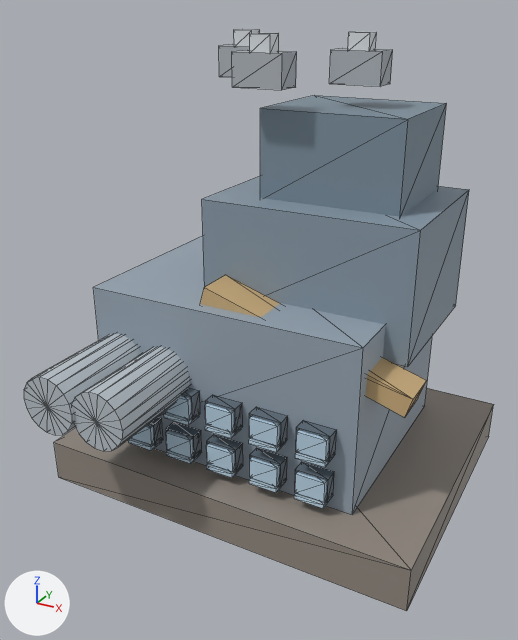
What one commit did to the glTF model models/mine_hq.glb.
The view is the same before and after, from a 50 mm camera at (1.4, -2.77, 2.11) aimed at (-0.02, -0.18, 0.82). The lights are fixed; the arrows at lower left show +X, +Y and +Z. The older version comes first. Mesh edges are drawn as thin lines. Where no turn or scale is listed for an object, it has been applied to the vertices.

Names of what the first picture shows: 'geometry_0'.
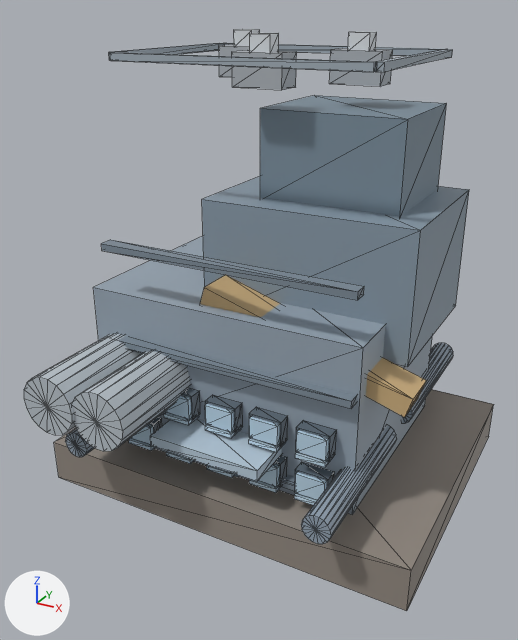
The newer file is also turned or shifted as a whole; pictures and numbers use the older file's frame.

Boxes [x1, y1, x2, y2] around the edits, measured in the pictures (518 x 640 px):
part 1 of me_geometry_0, added (mostly hidden)
    after: [281, 474, 295, 491]
part 2 of me_geometry_0, added (blue)
    after: [118, 336, 357, 409]
part 3 of me_geometry_0, added
    after: [101, 240, 364, 300]
part 4 of me_geometry_0, added
    after: [65, 429, 94, 457]
part 5 of me_geometry_0, added
    after: [403, 343, 453, 423]
part 6 of me_geometry_0, added
    after: [301, 425, 396, 544]
part 7 of me_geometry_0, added
    after: [150, 419, 281, 481]
part 8 of me_geometry_0, added
    after: [110, 52, 377, 72]
part 9 of me_geometry_0, added
    after: [224, 43, 444, 56]
part 10 of me_geometry_0, added
    after: [376, 49, 453, 72]
part 11 of me_geometry_0, added
    after: [109, 43, 224, 60]

What the commit changed:
me_geometry_0 is used by ob_geometry_0; location (0.0, 0.0, 0.0).
me_geometry_0 had 404 vertices, 636 faces and spanned x -0.86..0.9, y -0.98..0.69, z 0.0..2.02.
me_geometry_0 now has 766 vertices, 1248 faces and spans x -0.86..0.9, y -0.98..0.83, z -0.05..2.02.
me_geometry_0 part 1: a new loose piece, a box spanning x -0.576..0.576, y -0.55..-0.49, z 0.264..0.296, in mat_defaultmaterial.
me_geometry_0 part 2: a new loose piece, a box spanning x -0.576..0.576, y -0.55..-0.49, z 0.724..0.756, in mat_defaultmaterial.
me_geometry_0 part 3: a new loose piece, a box spanning x -0.576..0.576, y -0.55..-0.49, z 1.164..1.196, in mat_defaultmaterial.
me_geometry_0 part 4: a new loose piece, an 18-sided cylinder along y spanning x -0.63..-0.51, y -0.83..-0.11, z 0.3..0.42, in mat_defaultmaterial.
me_geometry_0 part 5: a new loose piece, an 18-sided cylinder along y spanning x 0.51..0.63, y 0.11..0.83, z 0.3..0.42, in mat_defaultmaterial.
me_geometry_0 part 6: a new loose piece, an 18-sided cylinder along y spanning x 0.51..0.63, y -0.83..-0.11, z 0.3..0.42, in mat_defaultmaterial.
me_geometry_0 part 7: a new loose piece, a box spanning x -0.26..0.26, y -0.71..-0.45, z 0.385..0.435, in mat_defaultmaterial.
me_geometry_0 part 8: a new loose piece, a box spanning x -0.543..0.543, y -0.438..-0.408, z 1.915..1.945, in mat_defaultmaterial.
me_geometry_0 part 9: a new loose piece, a box spanning x -0.543..0.543, y 0.408..0.438, z 1.915..1.945, in mat_defaultmaterial.
me_geometry_0 part 10: a new loose piece, a box spanning x 0.54..0.57, y -0.414..0.414, z 1.915..1.945, in mat_defaultmaterial.
me_geometry_0 part 11: a new loose piece, a box spanning x -0.57..-0.54, y -0.414..0.414, z 1.915..1.945, in mat_defaultmaterial.
Other edits to the shape of me_geometry_0 do not show in these pictures.
